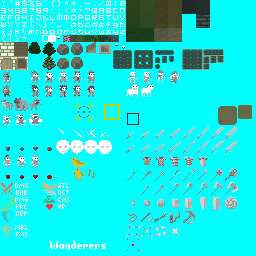
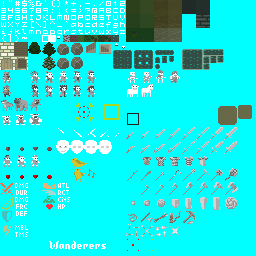
Layered file, before and after one edit (256x256). Changes by layer:
painted on "Layer" over [144,129,179,188]
